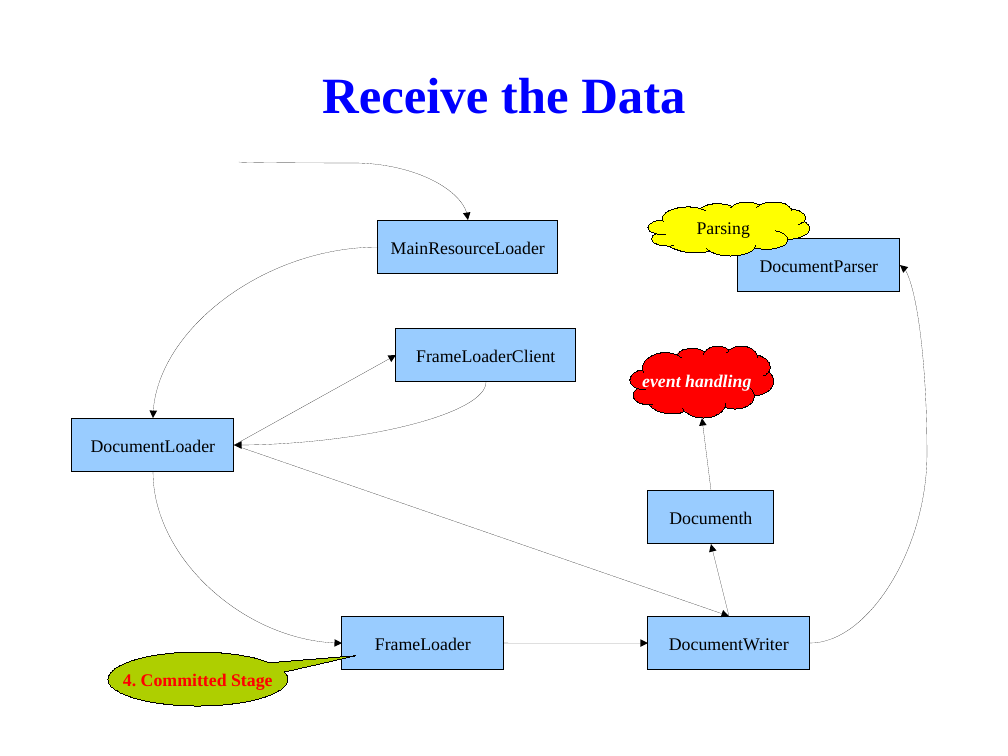
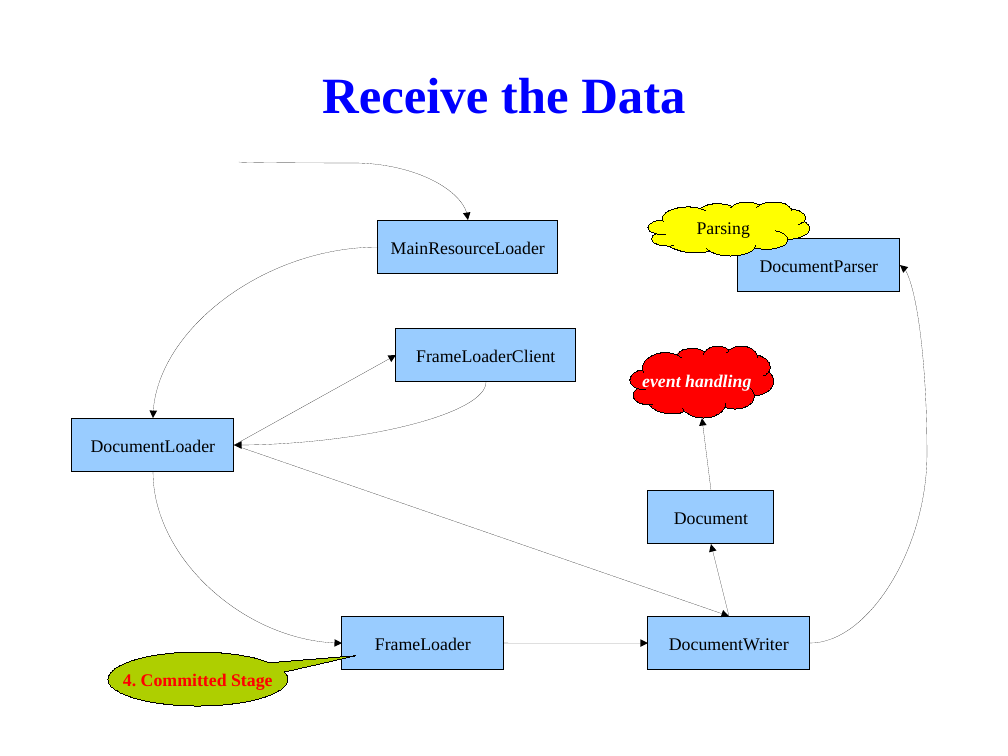
Before and after one commit to tsaicw/browser_research, a slide deck: slide 50 of WebKit/WebKit.odp (slide 48 before the commit). Drawn at 1008x756 pixels with LibreOffice and Linux fonts; fonts in the diff are those of the drawing; background and template pictures are left out. Boxes give left, top, right and bottom in pixels: in the first picture for what was removed or moved away, otherwise in the second. Text is boxed around its words. In the diff, an @@ line names an element or a change of style, - is before the commit and + after.

```diff
--- a/WebKit/WebKit.odp
+++ b/WebKit/WebKit.odp
@@ text in rectangle at box(674, 512, 748, 524): text changed @@
-Documenth
+Document
```
Also in this commit, not shown: 7 other slides changed, 4 slides added.
